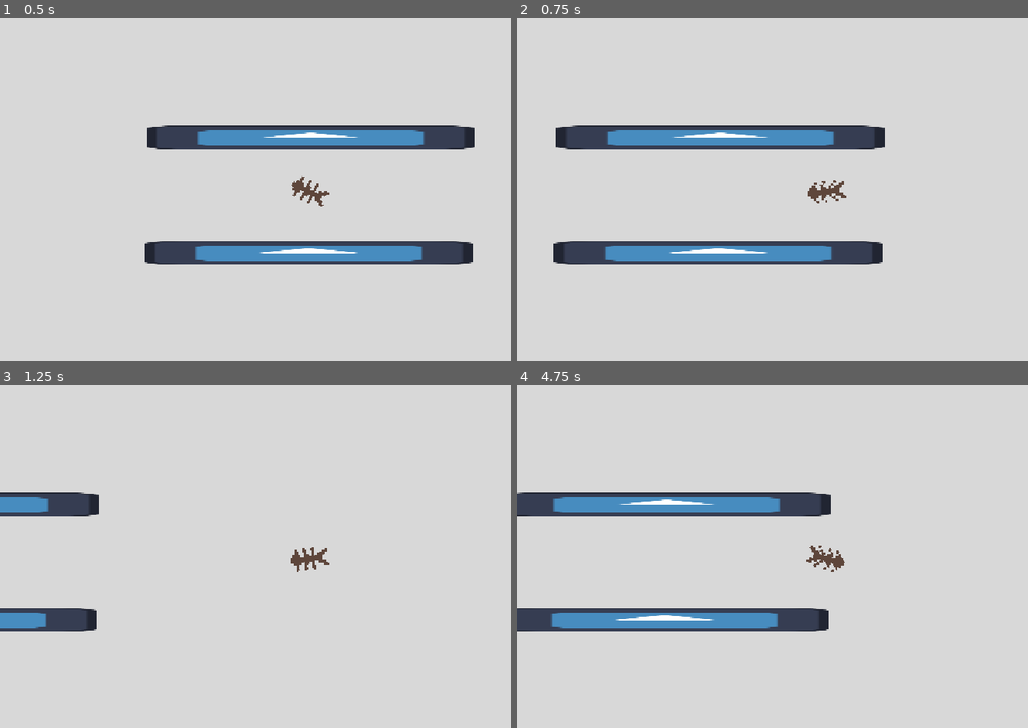
Above: before the commit, frames 1-4 (two rows, left to right).
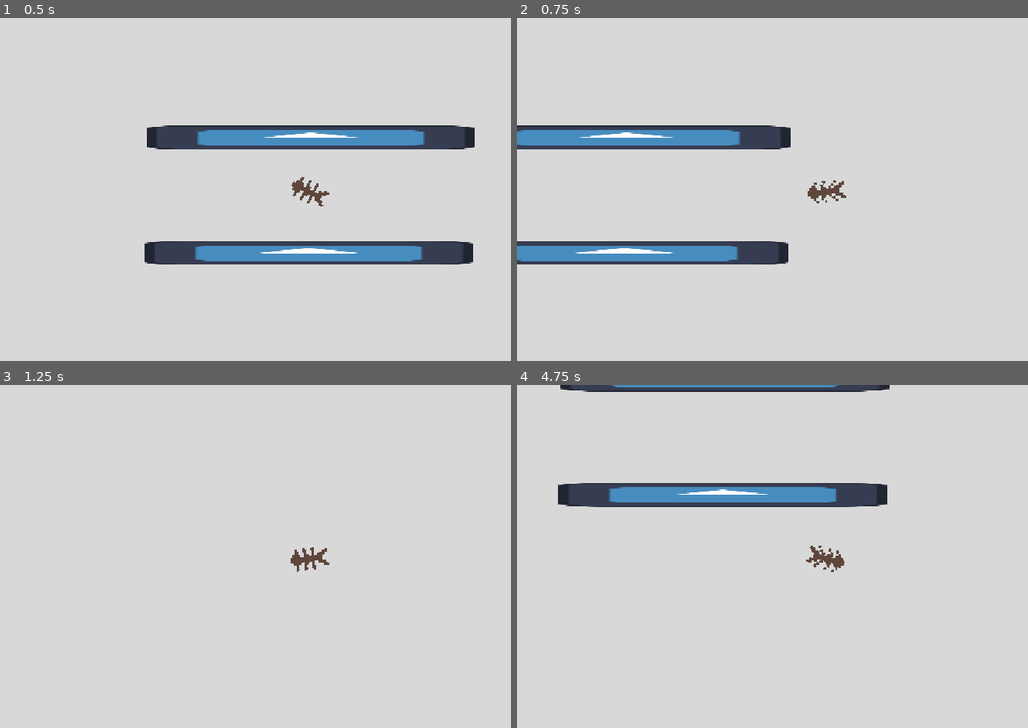
Above: after the commit, the same moments.

Repository: XBotDoesStuff/DTAS-1.5
Game: Godot game, scene res://Levels/testing-floor.tscn
Same seed, same stepped clock (60 frames per second), same inputs: the game is played once before the commit and once after it. The engine's default icon, where the game draws it, is replaced by a stand-in: a white triangle on a blue panel in a dark square.
Inputs (mouse positions are in pixels of both pictures, inside the frame that each line leads up to):
- Up to frame 1 (0.5 s): no input
- Up to frame 2 (0.75 s): tap Enter at 0.5 s; move the mouse to (961, 175) at 0.52 s; hold D (move_right) from 0.53 s (still down); tap Space (dash) at 0.6 s
- Up to frame 3 (1.25 s): keep holding D (move_right)
- Up to frame 4 (4.75 s): move the mouse to (700, 577) at 1.27 s; release D (move_right) at 1.28 s; hold S (move_down) 1.28-2.03 s; tap Space (dash) at 1.35, 2, 2.1, 2.85, 3.6, 4.35 s; move the mouse to (890, 481) at 2.02 s; hold D (move_right) 2.03-2.78 s; tap Enter at 2.75 s; move the mouse to (792, 628) at 2.77 s; hold W (move_up) 2.78-3.53 s; move the mouse to (1012, 611) at 3.52 s; hold A (move_left) from 3.53 s (still down); move the mouse to (639, 505) at 4.27 s

Frame 1 is identical in both runs. In frame 2, 6.2% of the frame differs, in the area x 0-73%, y 31-72%; in frame 3, 2.6%; in frame 4, 11%, in the area x 0-73%, y 0-72%.

Commit message:
Added dashing mechanic

Diff:
--- a/Scenes/Player/Player.tscn
+++ b/Scenes/Player/Player.tscn
@@ -45,3 +45,8 @@
 speed_scale = 2.0
 
 [node name="Camera2D" type="Camera2D" parent="."]
+
+[node name="DashTimer" type="Timer" parent="."]
+one_shot = true
+
+[connection signal="timeout" from="DashTimer" to="." method="_on_dash_timer_timeout"]
--- a/Scripts/player.gd
+++ b/Scripts/player.gd
@@ -1,6 +1,11 @@
 extends CharacterBody2D
 
-@export var speed = 400
+@export var speed = 800
+@export var dash_speed = 2500
+@export var dash_length = 0.2
+var dash_vector
+var is_dashing = false
+
 var screen_size
 var mouse_pos
 
@@ -9,14 +14,20 @@
 	screen_size = get_viewport_rect().size
 
 func get_input():
-	var input_dir = Input.get_vector("move_left", "move_right", "move_up", "move_down")
-	velocity = input_dir * speed
+	return Input.get_vector("move_left", "move_right", "move_up", "move_down")
 
 func _physics_process(delta: float) -> void:
-	get_input()
+	if is_dashing:
+		velocity = dash_vector * dash_speed
+	else:
+		velocity = get_input() * speed
 	move_and_slide()
 
 func _process(delta: float) -> void:
+	# Dash if space is pressed
+	if Input.is_action_just_pressed("dash"):
+			dash()
+
 	# Decide whether to play animation
 	if velocity.length() > 0:
 		$AnimatedSprite2D.play()
@@ -26,3 +37,14 @@
 	# Look at mouse
 	mouse_pos = get_global_mouse_position()
 	look_at(mouse_pos)
+
+# Gets the current vector of the player and dashes
+func dash():
+	print("dashing...")
+	is_dashing = true
+	dash_vector = get_input()
+	$DashTimer.wait_time = dash_length
+	$DashTimer.start()
+
+func _on_dash_timer_timeout() -> void:
+	is_dashing = false
